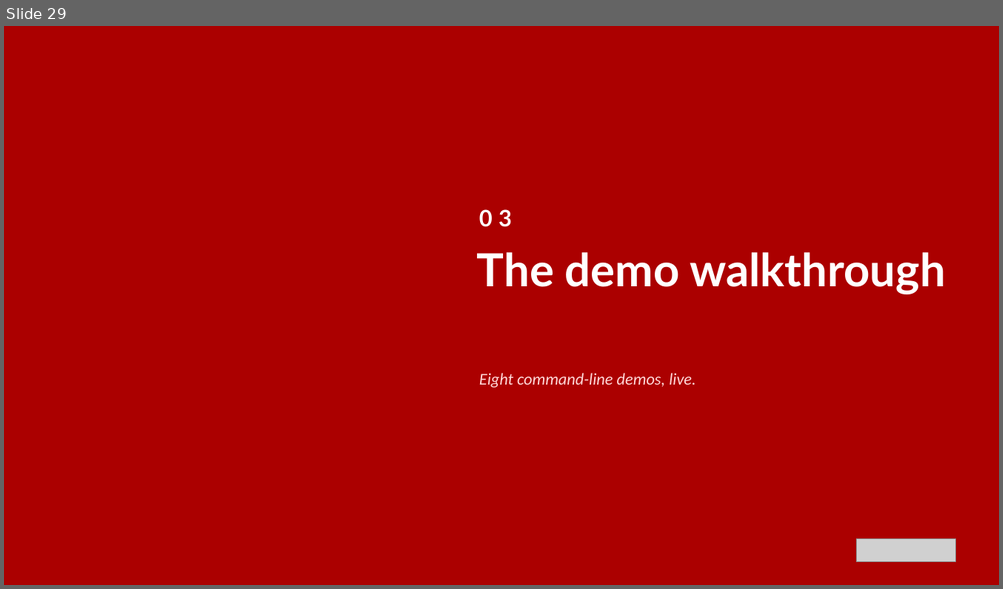
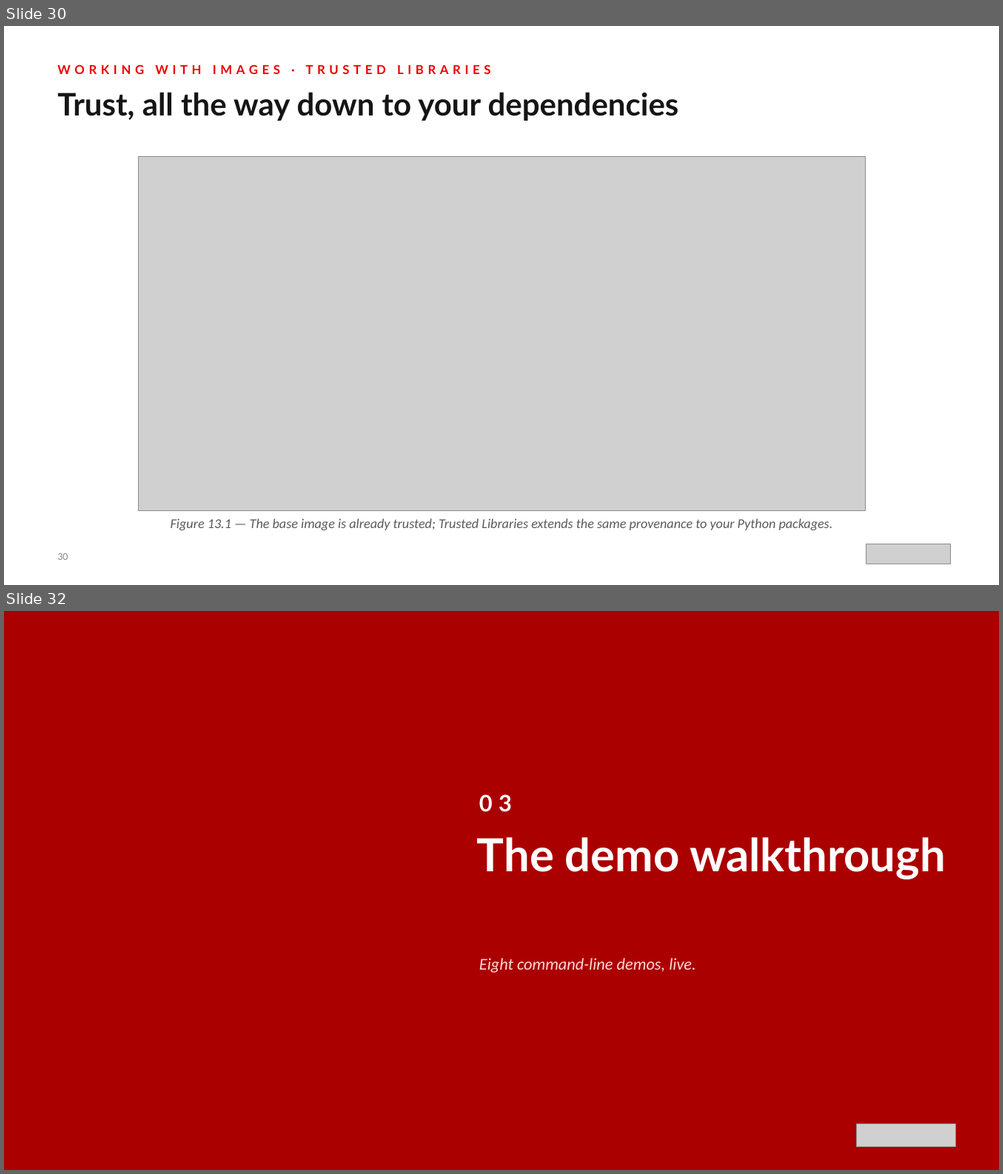
Before and after one commit to patterncatalyst/hummingbird-tutorial, a slide deck: presentations/hummingbird-overview.pptx. Shown one above the other, each under a label of ours: slide 29 before the commit, slides 30 and 32 after it; the slides between them are not shown. The pictures are 1003x589 and 1003x1174 pixels, drawn with LibreOffice and Linux fonts; fonts in the diff are those of the drawing; grey boxes stand for pictures; background and template pictures are left out. Boxes give left, top, right and bottom in pixels: in the first picture for what was removed or moved away, otherwise in the second. Text is boxed around its words. In the diff, an @@ line names an element or a change of style, - is before the commit and + after.

Commit message:
Deck r01.7; fix compose diagram; add Trusted Libraries figure to ch.13

```diff
--- a/presentations/hummingbird-overview.pptx
+++ b/presentations/hummingbird-overview.pptx
@@ slide 30 added at bbox=[4, 26, 999, 585], background #FFFFFF @@
@@ text added at bbox=[57, 64, 490, 74], 12 pt, text #EE0000, bold @@
+WORKING WITH IMAGES · TRUSTED LIBRARIES
@@ text added at bbox=[57, 92, 679, 121], 30 pt, text #151515, bold @@
+Trust, all the way down to your dependencies
@@ picture added at bbox=[138, 156, 865, 511] @@
@@ text added at bbox=[170, 519, 833, 531], 13 pt, text #5A5A5A, italic @@
+Figure 13.1 — The base image is already trusted; Trusted Libraries extends the same provenance to your Python packages.
@@ text added at bbox=[57, 554, 68, 560], 10 pt, text #8A8A8A @@
+30
@@ picture added at bbox=[866, 545, 950, 565] @@
@@ what was slide 29 is now slide 32 @@
```
Also in this commit, not shown: 18 slides changed, 2 other slides added, 8 other files.
